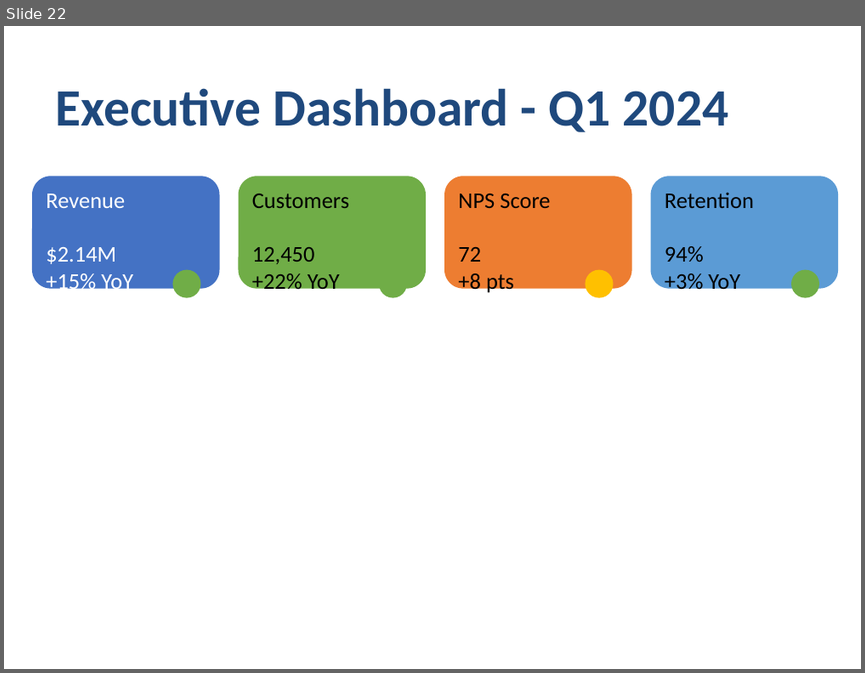
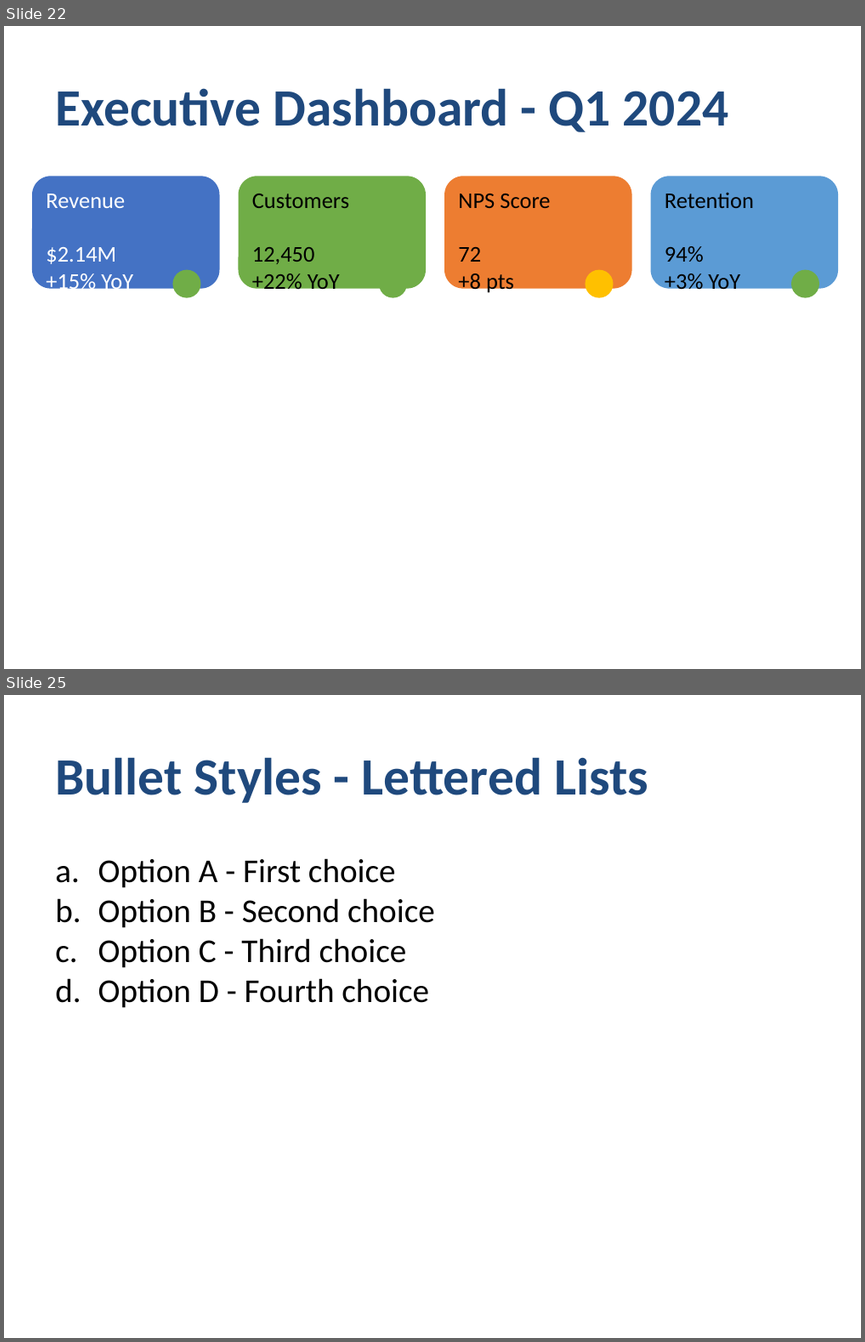
Before and after one commit to yingkitw/ppt-rs, a slide deck: comprehensive_demo.pptx. Shown one above the other, each under a label of ours: slide 22 before the commit, slides 22 and 25 after it; the slides between them are not shown. The pictures are 865x673 and 865x1342 pixels, drawn with LibreOffice and Linux fonts; fonts in the diff are those of the drawing. Boxes give left, top, right and bottom in pixels: in the first picture for what was removed or moved away, otherwise in the second. Text is boxed around its words. In the diff, an @@ line names an element or a change of style, - is before the commit and + after.

Commit message:
Enhance README and TODO with new template and theme features; update demo with bullet styles and image handling
- Added sections for presentation templates and themes in README.md, showcasing usage examples for business proposals, status reports, and various themes.
- Expanded TODO.md to reflect the completion of the template system and layout helpers.
- Updated comprehensive_demo.rs to demonstrate new bullet styles (numbered, lettered, roman, custom) and image loading from base64 and bytes.
- Introduced new image handling capabilities in the generator, allowing images to be created from various sources.

```diff
--- a/comprehensive_demo.pptx
+++ b/comprehensive_demo.pptx
@@ slide 25 added at bbox=[4, 695, 861, 1338], background #FFFFFF @@
@@ text added at bbox=[55, 757, 648, 803], 44 pt, text #1F497D, bold @@
+Bullet Styles - Lettered Lists
@@ text added at bbox=[98, 858, 435, 1008], 28 pt, text #000000 @@
+a. Option A - First choice
+b. Option B - Second choice
+c. Option C - Third choice
+d. Option D - Fourth choice
```
Also in this commit, not shown: 5 slides changed, 10 other slides added, 32 other files.
